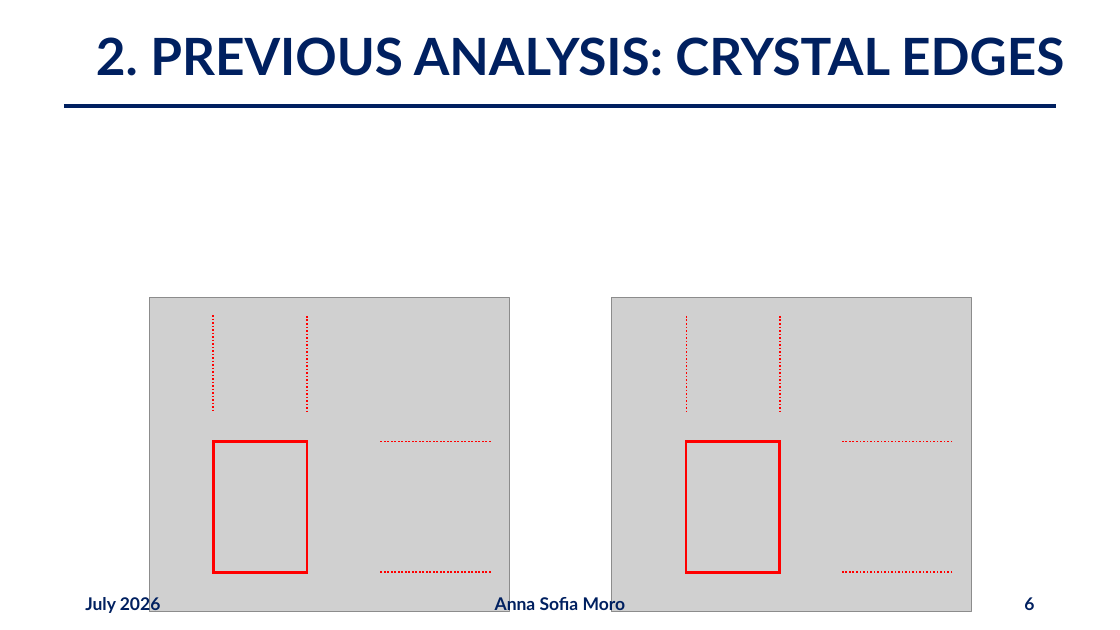
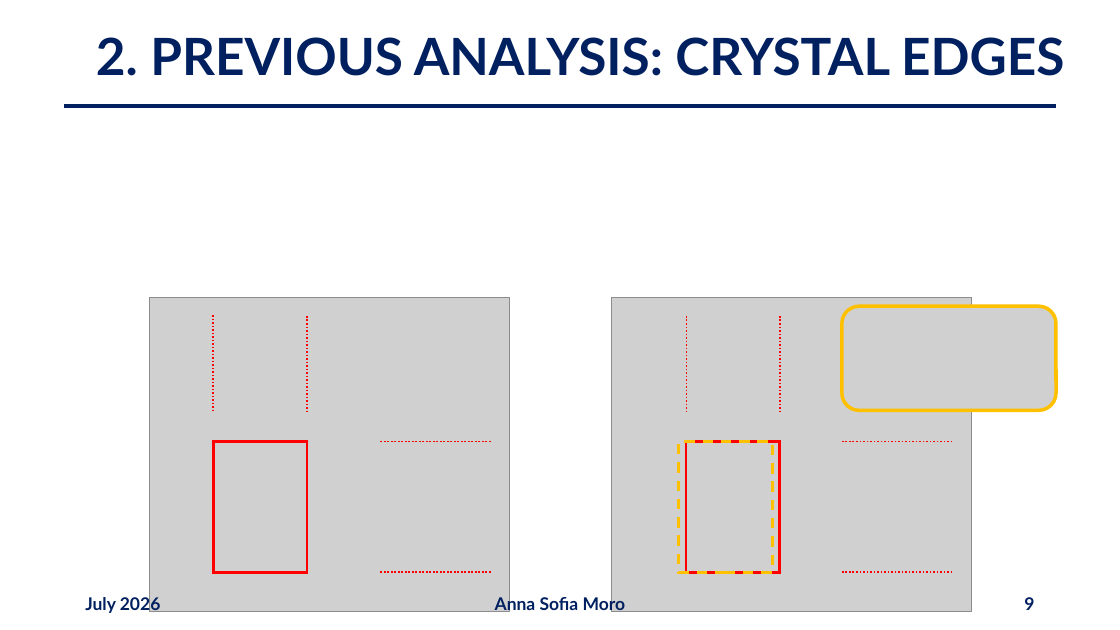
Before and after one commit to annaasofia/tesi, a slide deck: slide 9 of slides/week4.pptx (slide 6 before the commit). Drawn at 1120x630 pixels with LibreOffice and Linux fonts; fonts in the diff are those of the drawing; grey boxes stand for pictures. Boxes give left, top, right and bottom in pixels: in the first picture for what was removed or moved away, otherwise in the second. Text is boxed around its words. In the diff, an @@ line names an element or a change of style, - is before the commit and + after.

```diff
--- a/slides/week4.pptx
+++ b/slides/week4.pptx
@@ picture added at (842,306,1056,410) @@
@@ rectangle added at (679,442,772,573), outline #FFC000 2.25 pt dashed @@
@@ page number at (1024,597,1034,610): text changed @@
-6
+9
```
Also in this commit, not shown: 3 other slides changed, 4 slides added, 1 other file.
